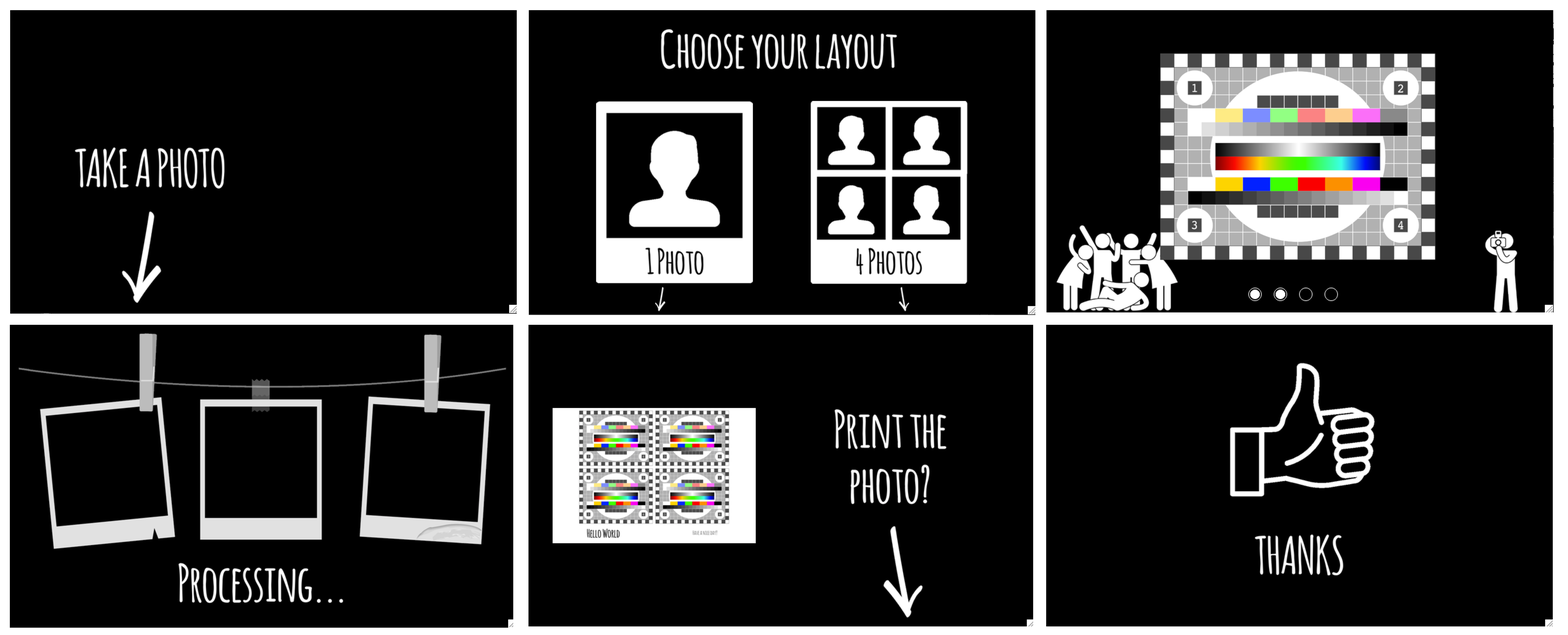
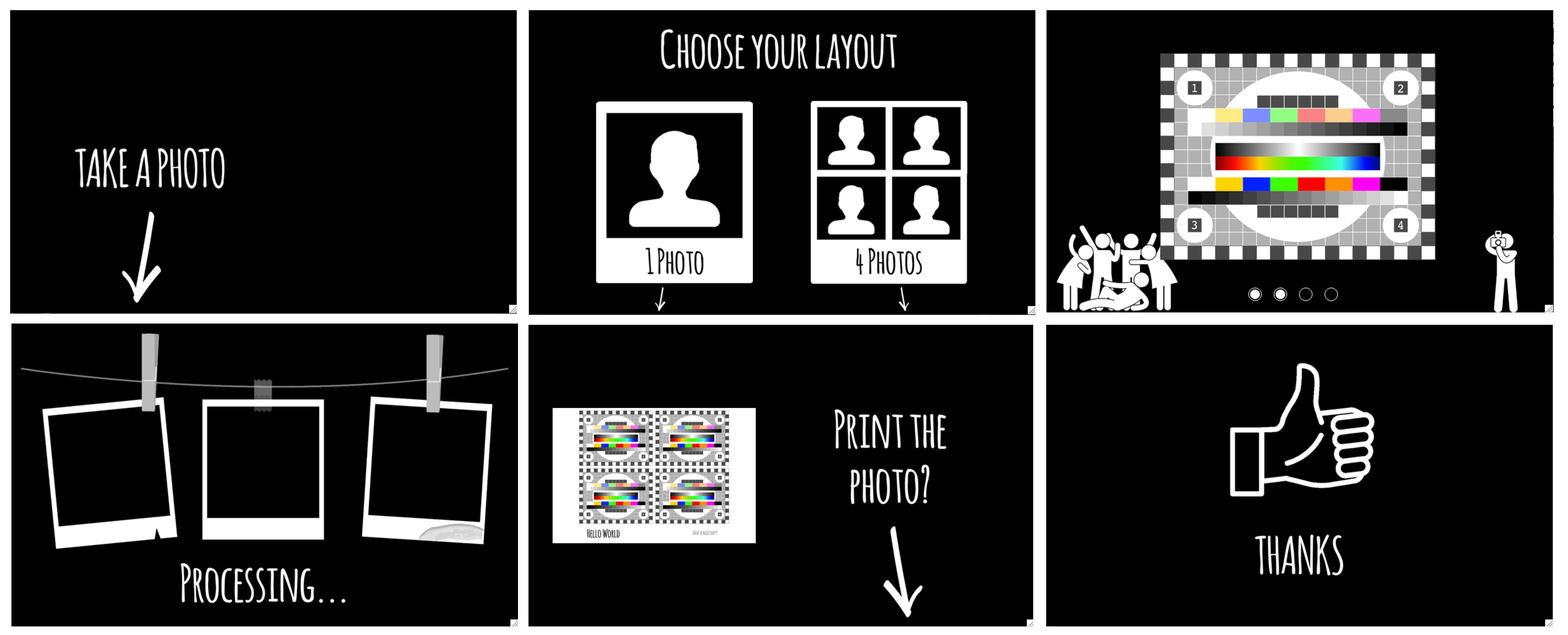
Revision of a layered 1568 × 635 image; what changed, layer by layer:
renamed "Capture d’écran 2019-07-21 à 23.14.00.png" to "Capture d’écran 2019-08-05 à 19.49.40.png", moved it above "capture.png", painted on it over [9, 323, 519, 628]
